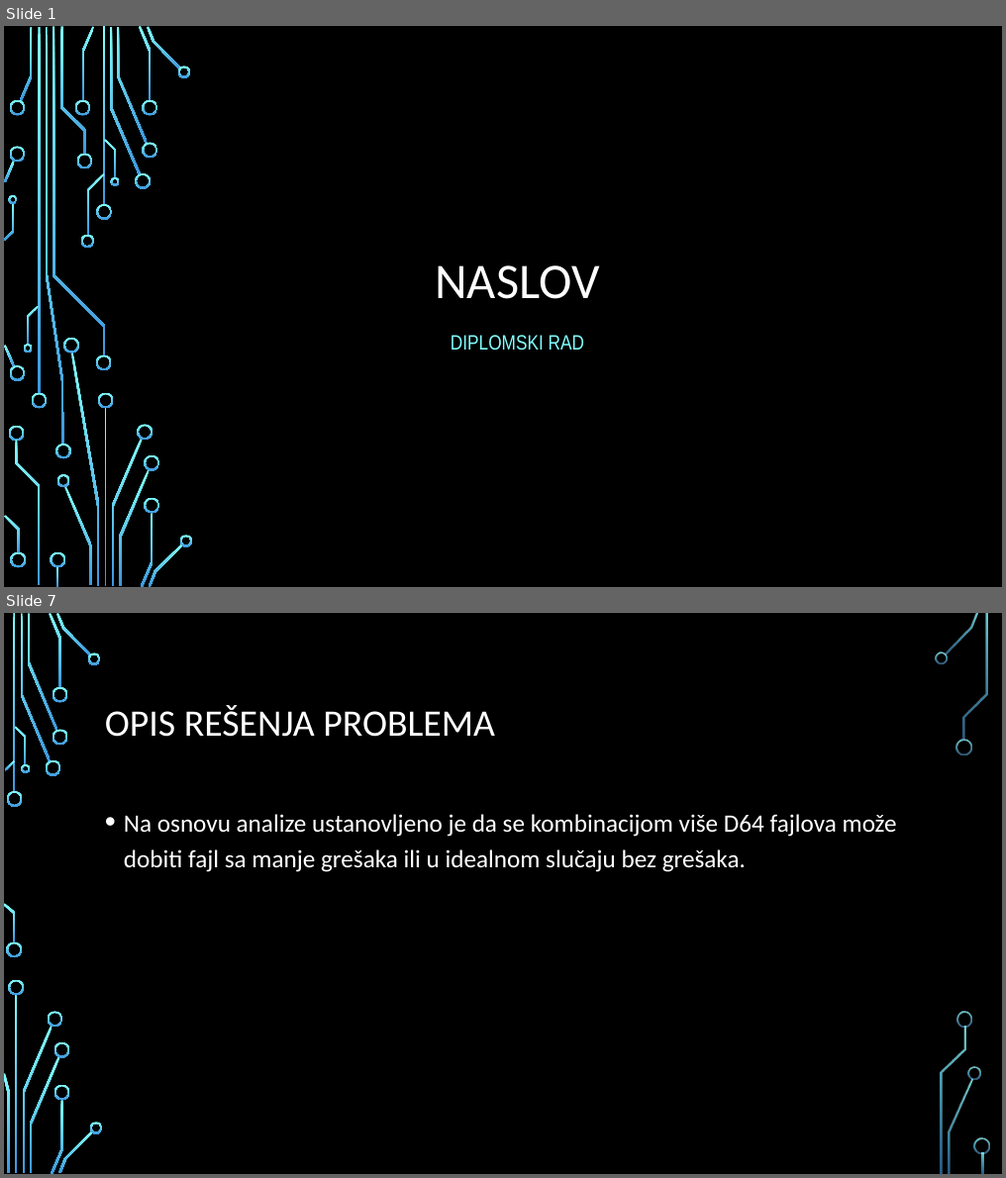
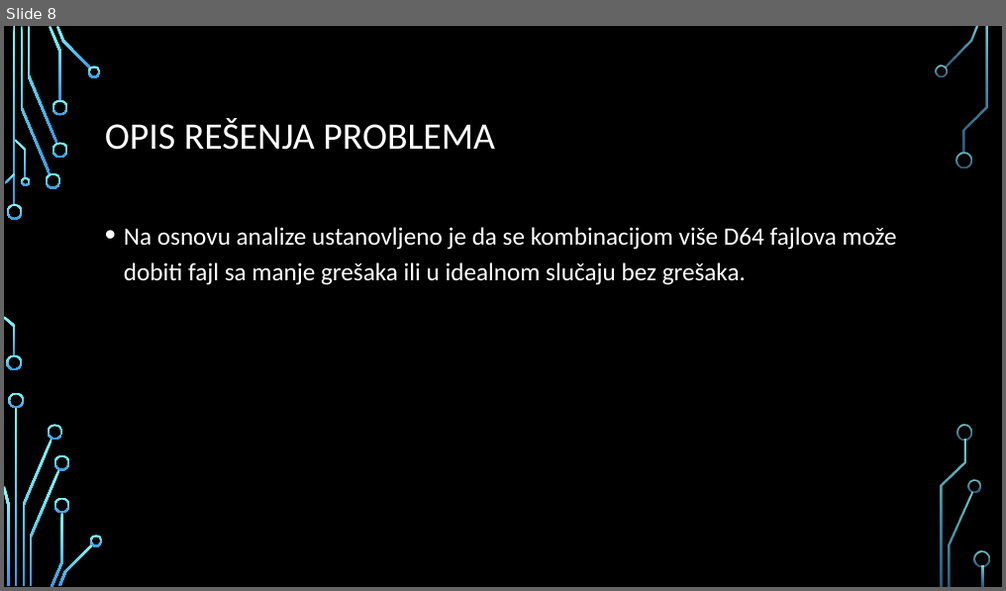
Before and after one commit to DejanPredojevic/Diplomski-rad, a slide deck: Prezentacija.pptx. Shown one above the other, each under a label of ours: slides 1 and 7 before the commit, slide 8 after it; the slides between them are not shown. The pictures are 1006x1178 and 1006x591 pixels, drawn with LibreOffice and Linux fonts; fonts in the diff are those of the drawing; background and template pictures are left out. Boxes give left, top, right and bottom in pixels: in the first picture for what was removed or moved away, otherwise in the second. Text is boxed around its words. In the diff, an @@ line names an element or a change of style, - is before the commit and + after.

```diff
--- a/Prezentacija.pptx
+++ b/Prezentacija.pptx
@@ slide 1 removed at (4, 26, 1002, 587), background picture (left out) @@
@@ title removed at (435, 266, 599, 299) @@
-NASLOV
@@ subtitle removed at (450, 335, 584, 351) @@
-DIPLOMSKI RAD
@@ group removed at (4, 26, 193, 587): 50 freeform shapes, 4 rectangles @@
@@ what was slide 7 is now slide 8 @@
```
Also in this commit, not shown: 5 slides changed, 2 slides added, 3 other files.
